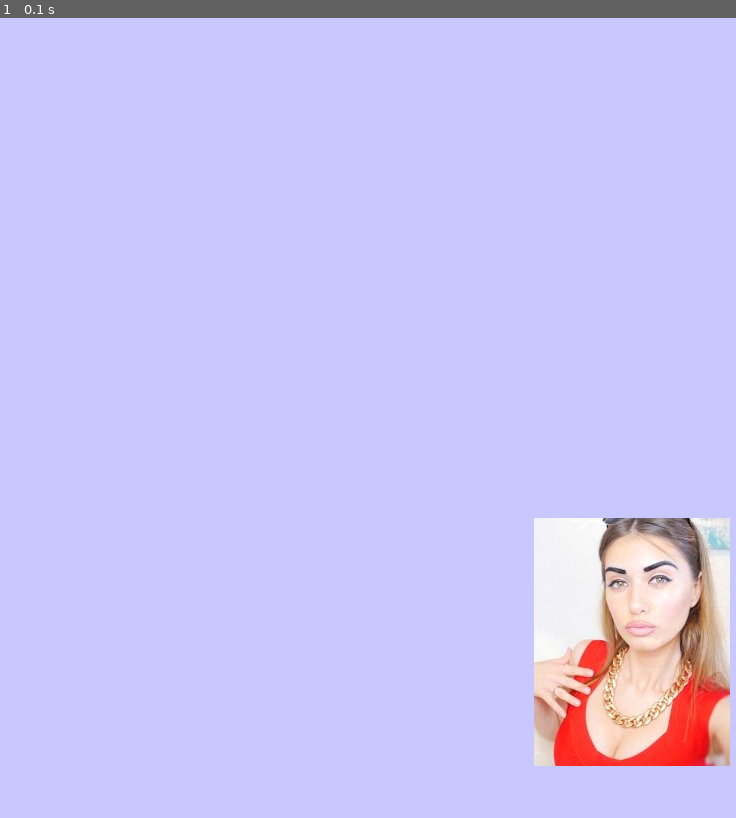
Above: before the commit, frame 1.
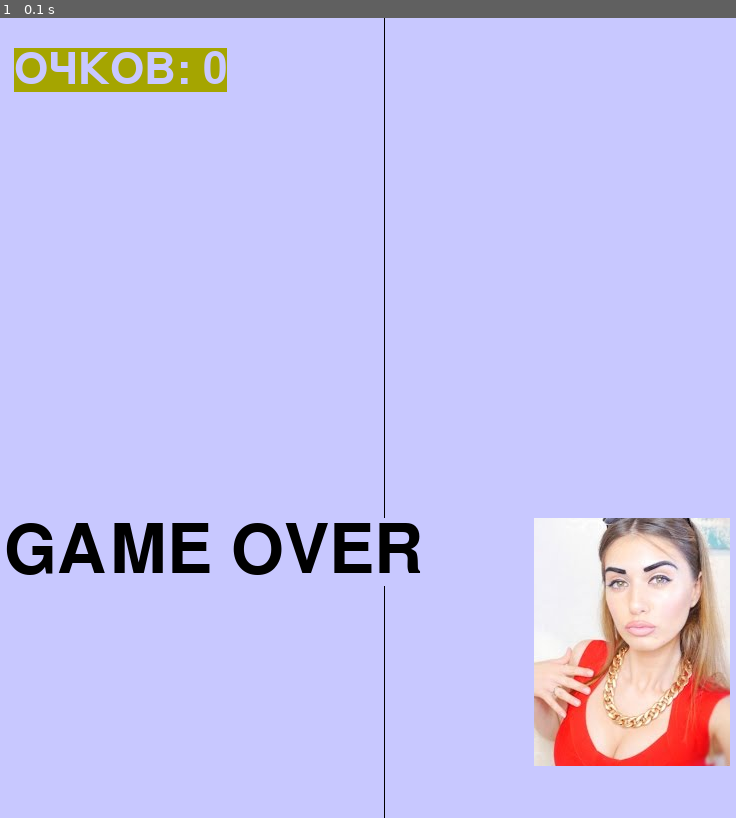
Above: after the commit, the same moment.

Repository: shdwdmn/hello_pygame
Game: pygame game, started from dice.py
The game is run twice, just before and just after one commit, with the same random seed, the same clock (stepped at 60 frames per second) and the same inputs.
Inputs:
- Up to frame 1 (0.1 s): no input

The runs differ from the first frame. In frame 1, 3.1% of the frame differs, in the area x 0-58%, y 0-100%.

Commit message:
refactor

Diff:
--- a/dice.py
+++ b/dice.py
@@ -1,3 +1,4 @@
+import os
 import pygame
 
 window_w = 800
@@ -7,42 +8,52 @@
 background_color = (200, 200, 255)
 font_path = 'fonts/Ritalin.ttf'
 
+os.environ['SDL_VIDEO_WINDOW_POS'] = "1120,180"
 pygame.init()
 screen = pygame.display.set_mode((window_w, window_h))
 pygame.display.set_caption("MAP")
 clock = pygame.time.Clock()
 
 
-class MainScreen:
+def draw_text(text, size, position, color, background):
+    font = pygame.font.Font(font_path, size)
+    text = font.render(text, True, color, background)
+    screen.blit(text, (position, (0, 0)))
+    text_rect = text.get_rect()
+    return text_rect
+
+
+class Grid:
     def __init__(self):
         pass
 
 
-class TextScreen:
+class MainScreen:
     def __init__(self):
-        pygame.draw.line(screen, black_color, (0, window_h/4*3), (window_w, window_h/4*3))
+        screen.fill(background_color)
+        pygame.draw.line(screen, black_color, (int(window_w/2), 0), (int(window_w/2), window_h))
 
 
-def display_text(string):
-    pass
+class Message(object):
+    def __init__(self):
+        self.position = (20, 500)
+
+    def display(self, string, size=32, color=black_color, background=None):
+        draw_text(string, size, self.position, color, background)
 
 
-class ScreenOneCharacter:
+class Score:
     def __init__(self):
-        pass
+        self.position = (30, 30)
+
+    def update(self, count):
+        draw_text(f'ОЧКОВ: {count}', 64, self.position, background_color, score_color)
 
 
-def draw_text(text, size, position=(150, 50), color=background_color, background=score_color):
-    font = pygame.font.Font(font_path, size)
-    text = font.render(text, True, color, background)
-    text_rect = text.get_rect()
-    text_rect.center = position
-
-
-def choose_your_character():
-    pass
-
-# def update_score(score):
+class Player:
+    def __init__(self):
+        player = pygame.image.load('images/chika.png')
+        screen.blit(player, (550, 500))
 
 
 terminated = False
@@ -57,23 +68,20 @@
             terminated = True
 
     keys = pygame.key.get_pressed()
-    if keys[pygame.K_LEFT]:
-        x -= step
-    if keys[pygame.K_RIGHT]:
-        x += step
-    if keys[pygame.K_DOWN]:
-        y += step
-    if keys[pygame.K_UP]:
-        y -= step
+    # if keys[pygame.K_LEFT]:
+    #     x -= step
+    # if keys[pygame.K_RIGHT]:
+    #     x += step
+    # if keys[pygame.K_DOWN]:
+    #     y += step
+    # if keys[pygame.K_UP]:
+    #     y -= step
 
-    # text = font.render(f'ОЧКОВ: {score}', True, background_color, score_color)
-    screen.fill(background_color)
-    turtle = pygame.image.load('images/chika.png')
-    # pygame.draw.circle(screen, gold_color, (start_x, start_y - step*2), 48, 2)  # gold circle
-    screen.blit(turtle, (x, y))
-    # screen.blit(text, textRect)  # draw text and help text
-    # screen.blit(text_help, helpRect)
-    draw_text(f'ОЧКОВ: {score}', 64)
+    MainScreen.__init__(MainScreen())
+    Score.update(Score(), 0)
+    Player.__init__(Player())
+    Message.display(Message(), 'GAME OVER', 99, background=background_color)
+
     pygame.display.update()  # redraw
 
 # if terminated:  # if window closed
